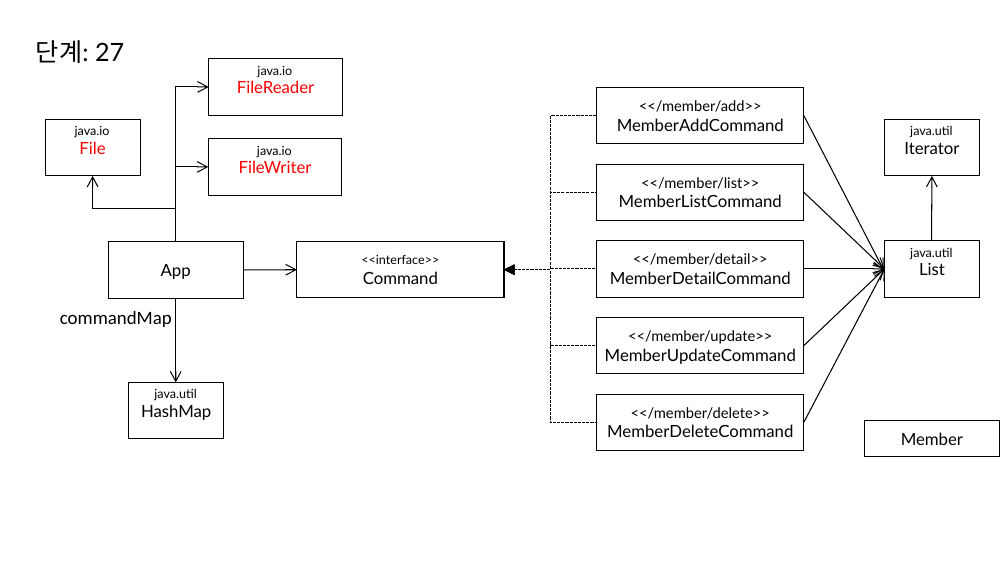
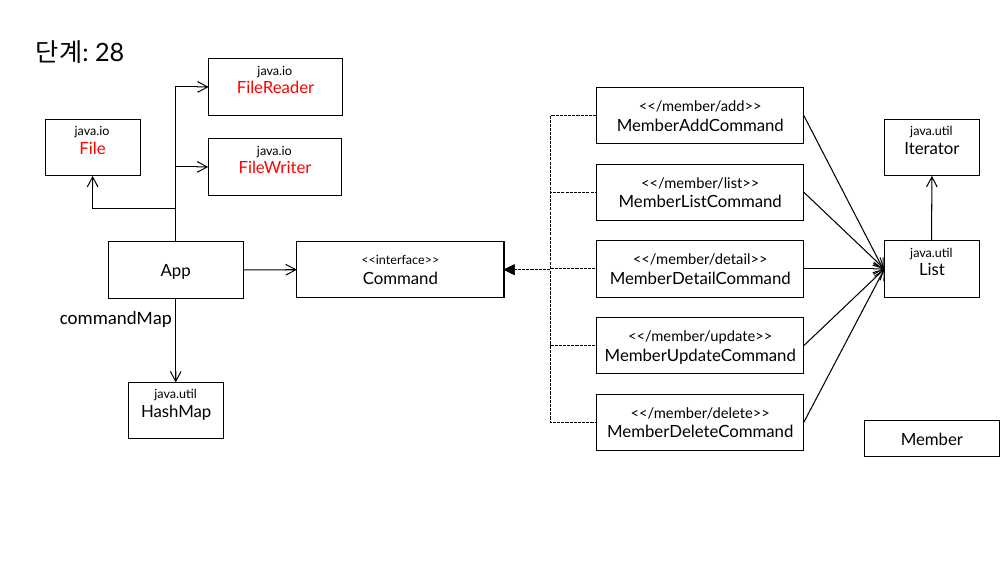
Before and after one commit to eomjinyoung/bitcamp-20191202, a slide deck: slide 23 of ClassDiagram.pptx. Drawn at 1008x567 pixels with LibreOffice and Linux fonts; fonts in the diff are those of the drawing. Boxes give left, top, right and bottom in pixels: in the first picture for what was removed or moved away, otherwise in the second. Text is boxed around its words. In the diff, an @@ line names an element or a change of style, - is before the commit and + after.

```diff
--- a/ClassDiagram.pptx
+++ b/ClassDiagram.pptx
@@ text at box(36, 40, 124, 63): text changed @@
-단계: 27
+단계: 28
```
Also in this commit, not shown: 1 other slide changed, 1 other file.
